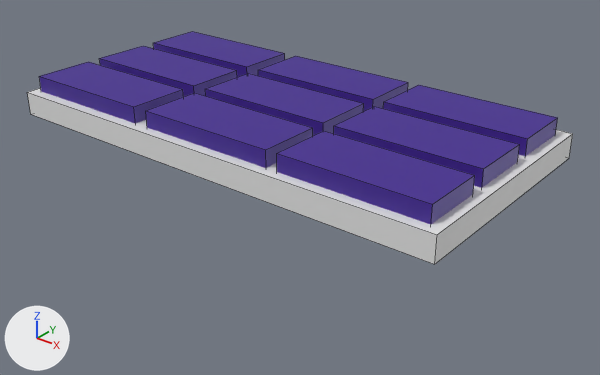
The Blender file ParticleSystemTest/Assets/Blender/alpide.blend: old version first, new version second.
Both versions are drawn from a 50 mm camera at (20.1, -24.1, 12.3) aimed at (1.0, -0.1, -2.5). The lights are fixed; the arrows at lower left show +X, +Y and +Z. Mesh edges are drawn as thin lines.

Objects in the first picture: 'Sensor_0_0', 'Sensor_0_1', 'Sensor_0_2', 'Sensor_1_0', 'Sensor_1_1', 'Sensor_1_2', 'Sensor_2_0', 'Sensor_2_1', 'Sensor_2_2', 'alpide'.
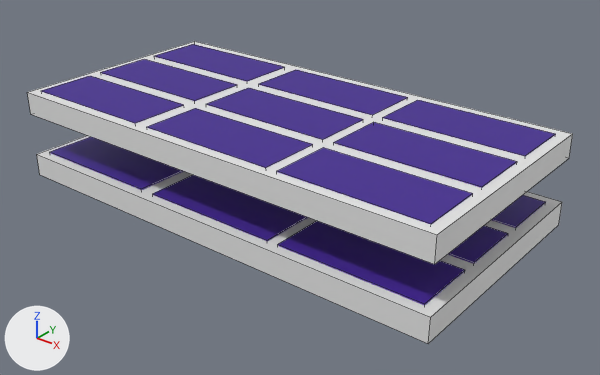
Pixel boxes [x1, y1, x2, y2] of what changed, in the pictures (600 x 375 px):
'alpide1', added: after [37, 135, 562, 344]
'Sensor_2_2', moved: before [277, 131, 475, 224]; after [277, 147, 473, 224]
'Sensor_2_1', moved: before [334, 106, 519, 188]; after [334, 122, 517, 188]
'Sensor_1_2', moved: before [146, 93, 313, 168]; after [147, 108, 313, 168]
'Sensor_2_0', moved: before [383, 85, 558, 156]; after [383, 100, 556, 156]
'Sensor_2_2_1', added (purple): after [278, 221, 465, 305]
'Sensor_1_1', moved: before [205, 73, 364, 136]; after [206, 88, 363, 140]
'Sensor_0_2', moved: before [39, 62, 183, 124]; after [42, 76, 184, 124]
'Sensor_1_0', moved: before [258, 56, 408, 111]; after [259, 70, 408, 115]
'Sensor_0_1', moved: before [99, 46, 237, 97]; after [101, 59, 237, 101]
'Sensor_1_2_1', added: after [153, 175, 308, 241]
'Sensor_0_0', moved: before [153, 31, 285, 77]; after [154, 44, 285, 82]
'Sensor_0_2_1', added: after [50, 137, 183, 190]
'Sensor_2_1_1', added: after [448, 226, 508, 264]
'Sensor_2_0_1', added: after [492, 195, 546, 228]

Patch to the scene script:
```diff
--- a/ParticleSystemTest/Assets/Blender/alpide.blend.py
+++ b/ParticleSystemTest/Assets/Blender/alpide.blend.py
@@ ob_sensor_0_0 @@
 ob_sensor_0_0 = bpy.data.objects.new('Sensor_0_0', me_cube_002)
-ob_sensor_0_0.location = (-6.61, 3.2, 0.68)
+ob_sensor_0_0.location = (-6.61, 3.2, 0.03)
 ob_sensor_0_0.scale = (3.0, 1.3, 0.5)
@@ ob_sensor_0_1 @@
 ob_sensor_0_1 = bpy.data.objects.new('Sensor_0_1', me_cube_006)
-ob_sensor_0_1.location = (-6.61, -0.05, 0.68)
+ob_sensor_0_1.location = (-6.61, -0.05, 0.03)
 ob_sensor_0_1.scale = (3.0, 1.3, 0.5)
@@ ob_sensor_0_2 @@
 ob_sensor_0_2 = bpy.data.objects.new('Sensor_0_2', me_cube_007)
-ob_sensor_0_2.location = (-6.61, -3.27, 0.68)
+ob_sensor_0_2.location = (-6.61, -3.27, 0.03)
 ob_sensor_0_2.scale = (3.0, 1.3, 0.5)
@@ ob_sensor_1_2 @@
 ob_sensor_1_2 = bpy.data.objects.new('Sensor_1_2', me_cube_008)
-ob_sensor_1_2.location = (0.05, -3.27, 0.68)
+ob_sensor_1_2.location = (0.05, -3.27, 0.03)
 ob_sensor_1_2.scale = (3.0, 1.3, 0.5)
@@ ob_sensor_1_1 @@
 ob_sensor_1_1 = bpy.data.objects.new('Sensor_1_1', me_cube_009)
-ob_sensor_1_1.location = (0.05, -0.05, 0.68)
+ob_sensor_1_1.location = (0.05, -0.05, 0.03)
 ob_sensor_1_1.scale = (3.0, 1.3, 0.5)
@@ ob_sensor_1_0 @@
 ob_sensor_1_0 = bpy.data.objects.new('Sensor_1_0', me_cube_010)
-ob_sensor_1_0.location = (0.05, 3.2, 0.68)
+ob_sensor_1_0.location = (0.05, 3.2, 0.03)
 ob_sensor_1_0.scale = (3.0, 1.3, 0.5)
@@ ob_sensor_2_0 @@
 ob_sensor_2_0 = bpy.data.objects.new('Sensor_2_0', me_cube_011)
-ob_sensor_2_0.location = (6.54, 3.2, 0.68)
+ob_sensor_2_0.location = (6.54, 3.2, 0.03)
 ob_sensor_2_0.scale = (3.0, 1.3, 0.5)
@@ ob_sensor_2_1 @@
 ob_sensor_2_1 = bpy.data.objects.new('Sensor_2_1', me_cube_012)
-ob_sensor_2_1.location = (6.54, -0.05, 0.68)
+ob_sensor_2_1.location = (6.54, -0.05, 0.03)
 ob_sensor_2_1.scale = (3.0, 1.3, 0.5)
@@ ob_sensor_2_2 @@
 ob_sensor_2_2 = bpy.data.objects.new('Sensor_2_2', me_cube_013)
-ob_sensor_2_2.location = (6.54, -3.27, 0.68)
+ob_sensor_2_2.location = (6.54, -3.27, 0.03)
 ob_sensor_2_2.scale = (3.0, 1.3, 0.5)
@@ ob_alpide1 @@
+ob_alpide1 = bpy.data.objects.new('alpide1', me_cube_023)  # a box spanning x -1.0..1.0, y -1.0..1.0, z -1.0..1.0
+ob_alpide1.location = (0.0, 0.0, -2.88)
+ob_alpide1.scale = (10.0, 5.0, 0.5)
@@ ob_sensor_2_2_1 @@
+ob_sensor_2_2_1 = bpy.data.objects.new('Sensor_2_2_1', me_cube_014)  # a box spanning x -1.0..1.0, y -1.0..1.0, z -1.0..1.0; in mat_material_013 (purple #411f94)
+ob_sensor_2_2_1.location = (6.54, -3.27, -2.81)
+ob_sensor_2_2_1.scale = (3.0, 1.3, 0.5)
@@ ob_sensor_2_1_1 @@
+ob_sensor_2_1_1 = bpy.data.objects.new('Sensor_2_1_1', me_cube_015)  # a box spanning x -1.0..1.0, y -1.0..1.0, z -1.0..1.0; in mat_material_014 (purple #411f94)
+ob_sensor_2_1_1.location = (6.54, -0.05, -2.81)
+ob_sensor_2_1_1.scale = (3.0, 1.3, 0.5)
@@ ob_sensor_2_0_1 @@
+ob_sensor_2_0_1 = bpy.data.objects.new('Sensor_2_0_1', me_cube_016)  # a box spanning x -1.0..1.0, y -1.0..1.0, z -1.0..1.0; in mat_material_015 (purple #411f94)
+ob_sensor_2_0_1.location = (6.54, 3.2, -2.81)
+ob_sensor_2_0_1.scale = (3.0, 1.3, 0.5)
@@ ob_sensor_1_2_1 @@
+ob_sensor_1_2_1 = bpy.data.objects.new('Sensor_1_2_1', me_cube_019)  # a box spanning x -1.0..1.0, y -1.0..1.0, z -1.0..1.0; in mat_material_018 (purple #411f94)
+ob_sensor_1_2_1.location = (0.05, -3.27, -2.81)
+ob_sensor_1_2_1.scale = (3.0, 1.3, 0.5)
@@ ob_sensor_0_2_1 @@
+ob_sensor_0_2_1 = bpy.data.objects.new('Sensor_0_2_1', me_cube_020)  # a box spanning x -1.0..1.0, y -1.0..1.0, z -1.0..1.0; in mat_material_019 (purple #411f94)
+ob_sensor_0_2_1.location = (-6.61, -3.27, -2.81)
+ob_sensor_0_2_1.scale = (3.0, 1.3, 0.5)
```
